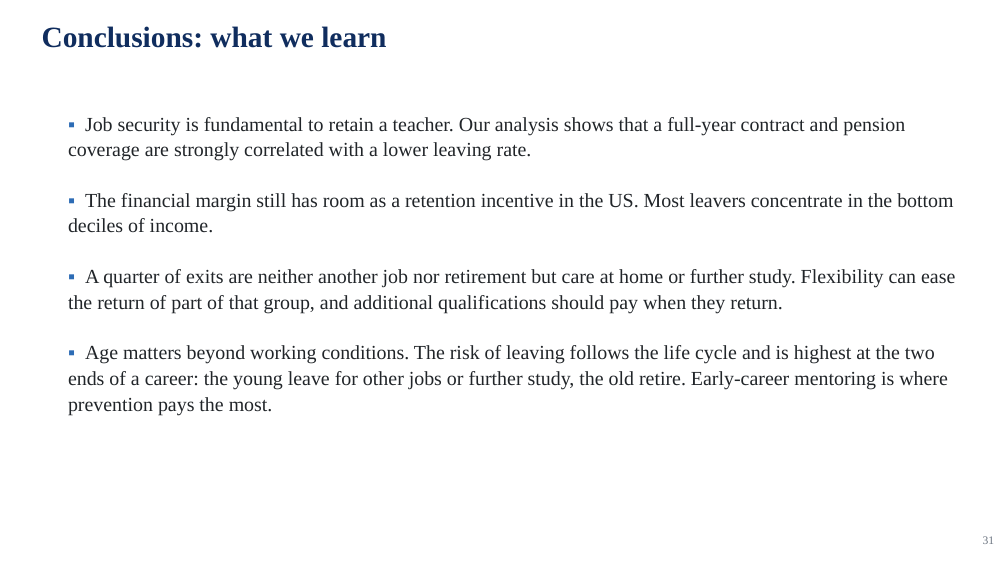
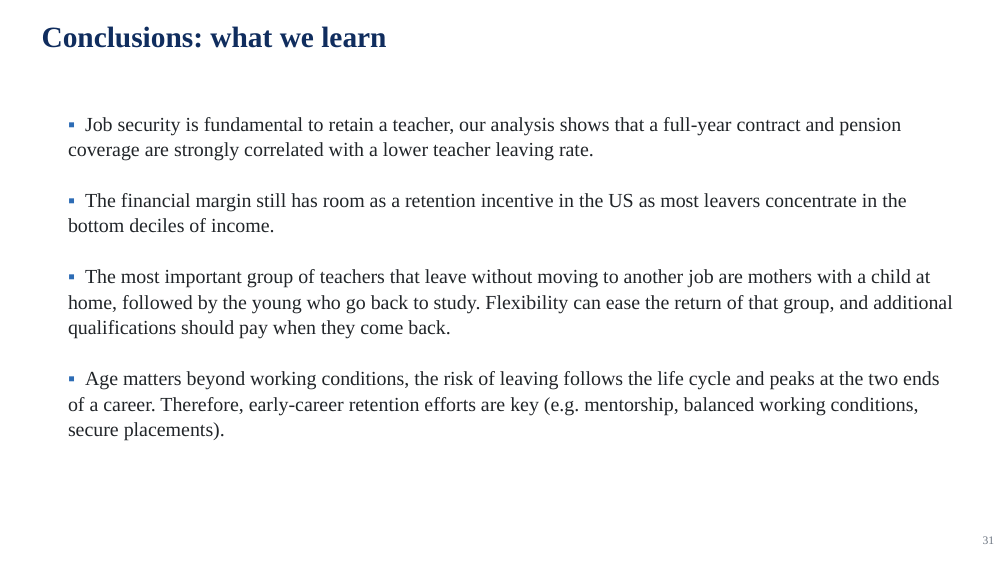
Before and after one commit to jedr1-ship-it/Alternative-Pathways----Quant, a slide deck: slide 31 of report/data_cluster/Proyect_US_cluster.pptx. Drawn at 1008x567 pixels with LibreOffice and Linux fonts; fonts in the diff are those of the drawing. Boxes give left, top, right and bottom in pixels: in the first picture for what was removed or moved away, otherwise in the second. Text is boxed around its words. In the diff, an @@ line names an element or a change of style, - is before the commit and + after.

```diff
--- a/report/data_cluster/Proyect_US_cluster.pptx
+++ b/report/data_cluster/Proyect_US_cluster.pptx
@@ text at [68,117,953,441]: text changed @@
-▪ Job security is fundamental to retain a teacher. Our analysis shows that a full-year contract and pension coverage are strongly correlated with a lower leaving rate.
-▪ The financial margin still has room as a retention incentive in the US. Most leavers concentrate in the bottom deciles of income.
-▪ A quarter of exits are neither another job nor retirement but care at home or further study. Flexibility can ease the return of part of that group, and additional qualifications should pay when they return.
-▪ Age matters beyond working conditions. The risk of leaving follows the life cycle and is highest at the two ends of a career: the young leave for other jobs or further study, the old retire. Early-career mentoring is where prevention pays the most.
+▪ Job security is fundamental to retain a teacher, our analysis shows that a full-year contract and pension coverage are strongly correlated with a lower teacher leaving rate.
+▪ The financial margin still has room as a retention incentive in the US as most leavers concentrate in the bottom deciles of income.
+▪ The most important group of teachers that leave without moving to another job are mothers with a child at home, followed by the young who go back to study. Flexibility can ease the return of that group, and additional qualifications should pay when they come back.
+▪ Age matters beyond working conditions, the risk of leaving follows the life cycle and peaks at the two ends of a career. Therefore, early-career retention efforts are key (e.g. mentorship, balanced working conditions, secure placements).
```
Also in this commit, not shown: 3 other files.
